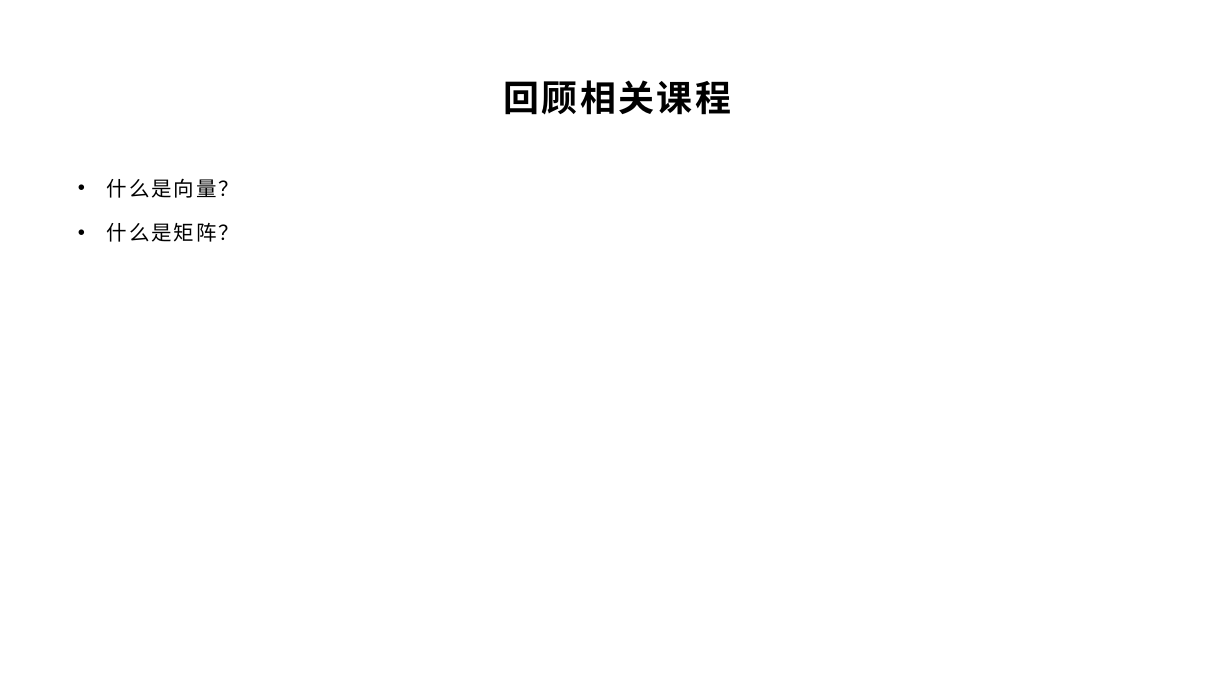
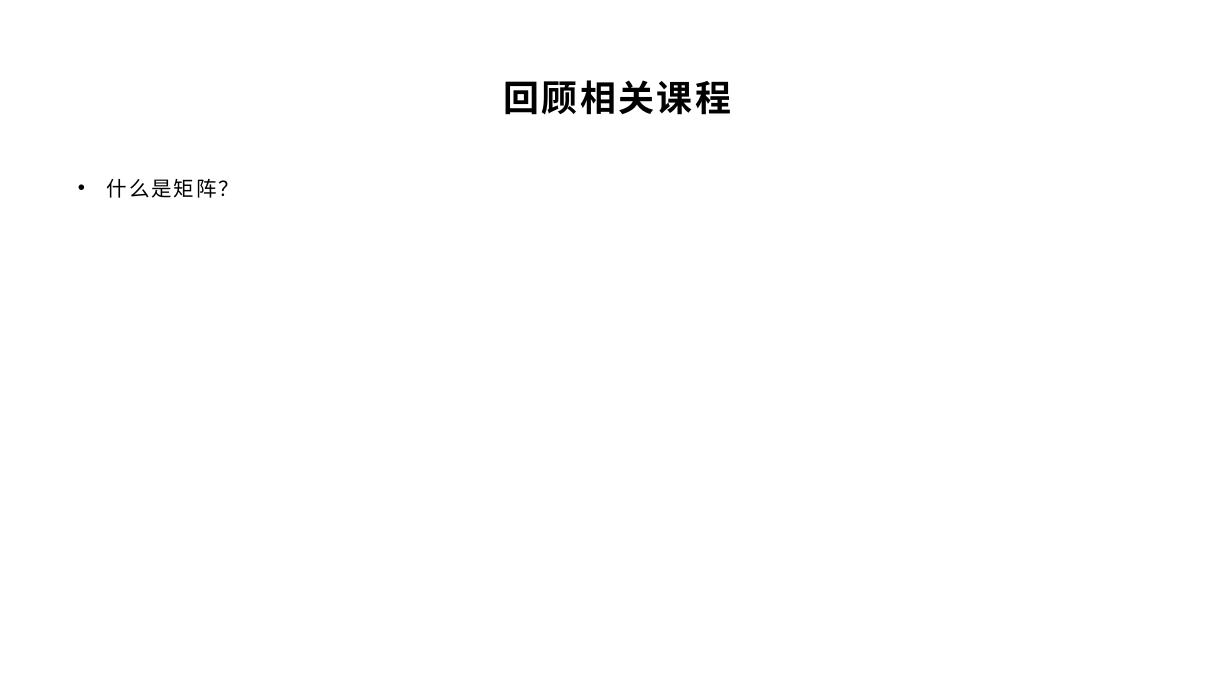
Before and after one commit to yyc-git/PotorealisticRenderEdu-3, a slide deck: slide 4 of lessons/4_transform/ppt/变换（二维与三维）.pptx. Drawn at 1232x693 pixels with LibreOffice and Linux fonts; fonts in the diff are those of the drawing; background and template pictures are left out. Boxes give left, top, right and bottom in pixels: in the first picture for what was removed or moved away, otherwise in the second. Text is boxed around its words. In the diff, an @@ line names an element or a change of style, - is before the commit and + after.

```diff
--- a/lessons/4_transform/ppt/变换（二维与三维）.pptx
+++ b/lessons/4_transform/ppt/变换（二维与三维）.pptx
@@ text at box(107, 178, 239, 198): paragraph removed @@
-• 什么是向量？
```
Also in this commit, not shown: 2 other slides changed.
